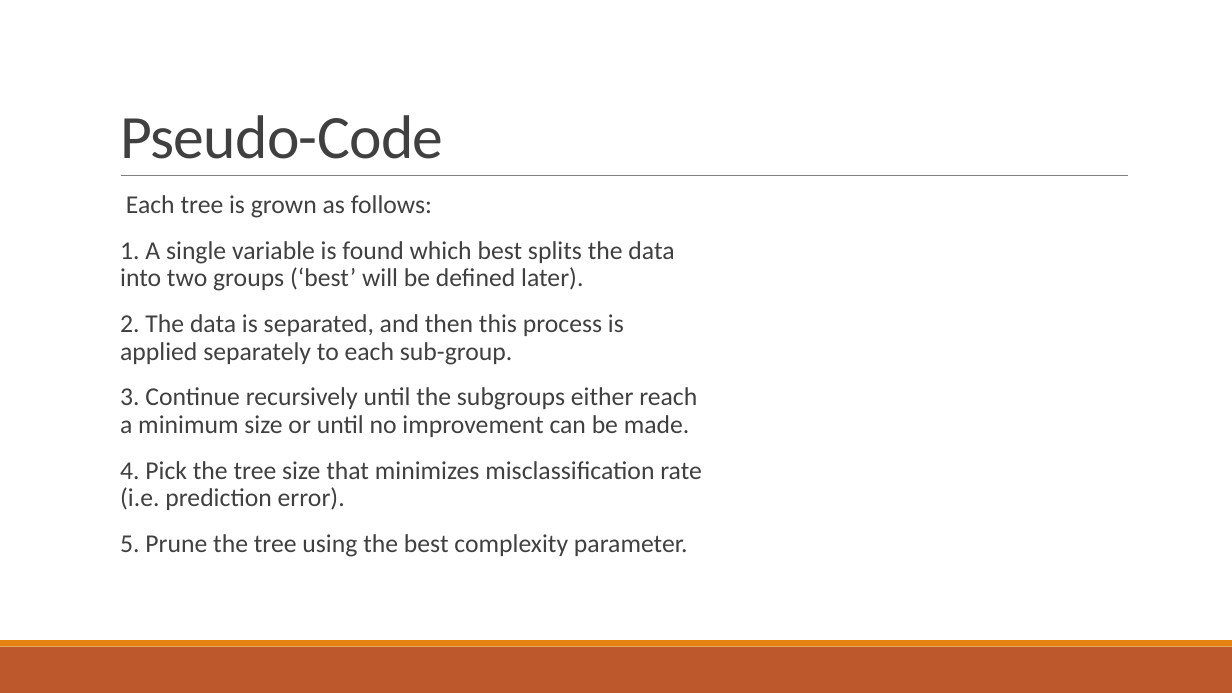
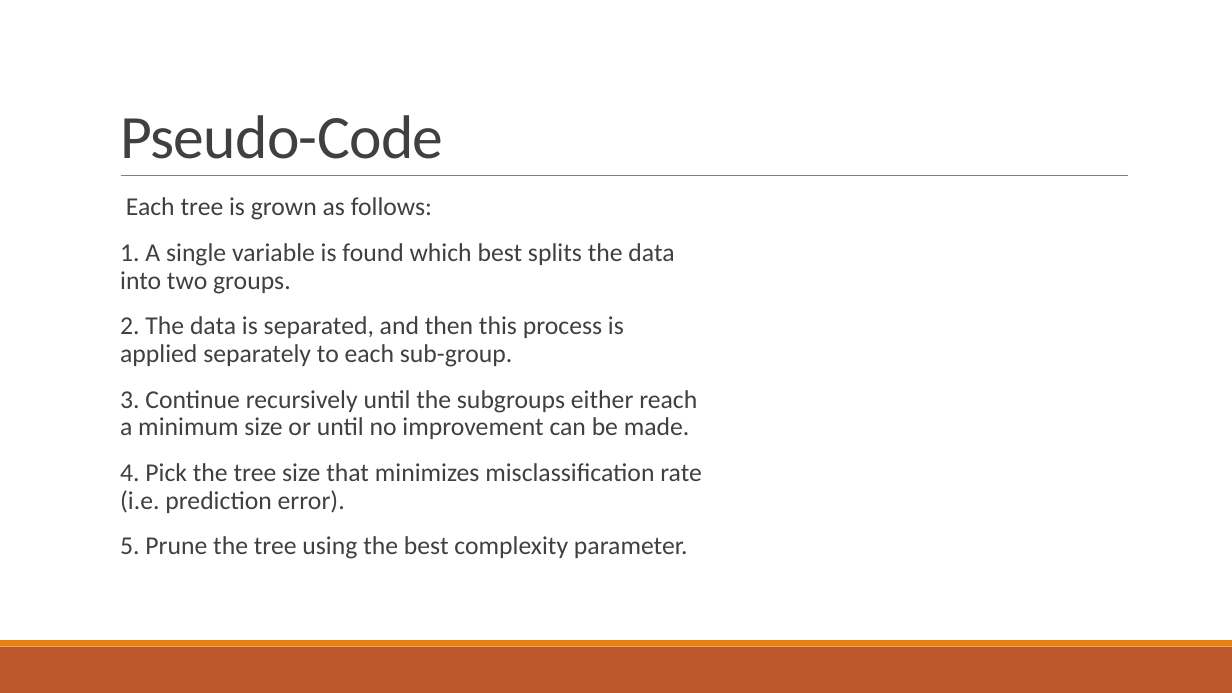
Before and after one commit to MLBartley/DataMiningCourse, a slide deck: slide 6 of Project3/Project3Slides.pptx. Drawn at 1232x693 pixels with LibreOffice and Linux fonts; fonts in the diff are those of the drawing. Boxes give left, top, right and bottom in pixels: in the first picture for what was removed or moved away, otherwise in the second. Text is boxed around its words. In the diff, an @@ line names an element or a change of style, - is before the commit and + after.

```diff
--- a/Project3/Project3Slides.pptx
+++ b/Project3/Project3Slides.pptx
@@ text at [120,243,674,294]: text changed @@
-  1. A single variable is found which best splits the data into two groups (‘best’ will be defined later).
+  1. A single variable is found which best splits the data into two groups.
```
Also in this commit, not shown: 1 other slide changed.
